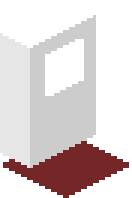
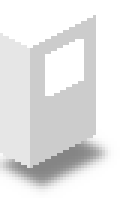
Revision of a layered 132x198 image; what changed, layer by layer:
added layer "Shadow copy" (60%) above "Bottom" over 0, 135, 120, 198
hid "Bottom" over 3, 135, 129, 198
